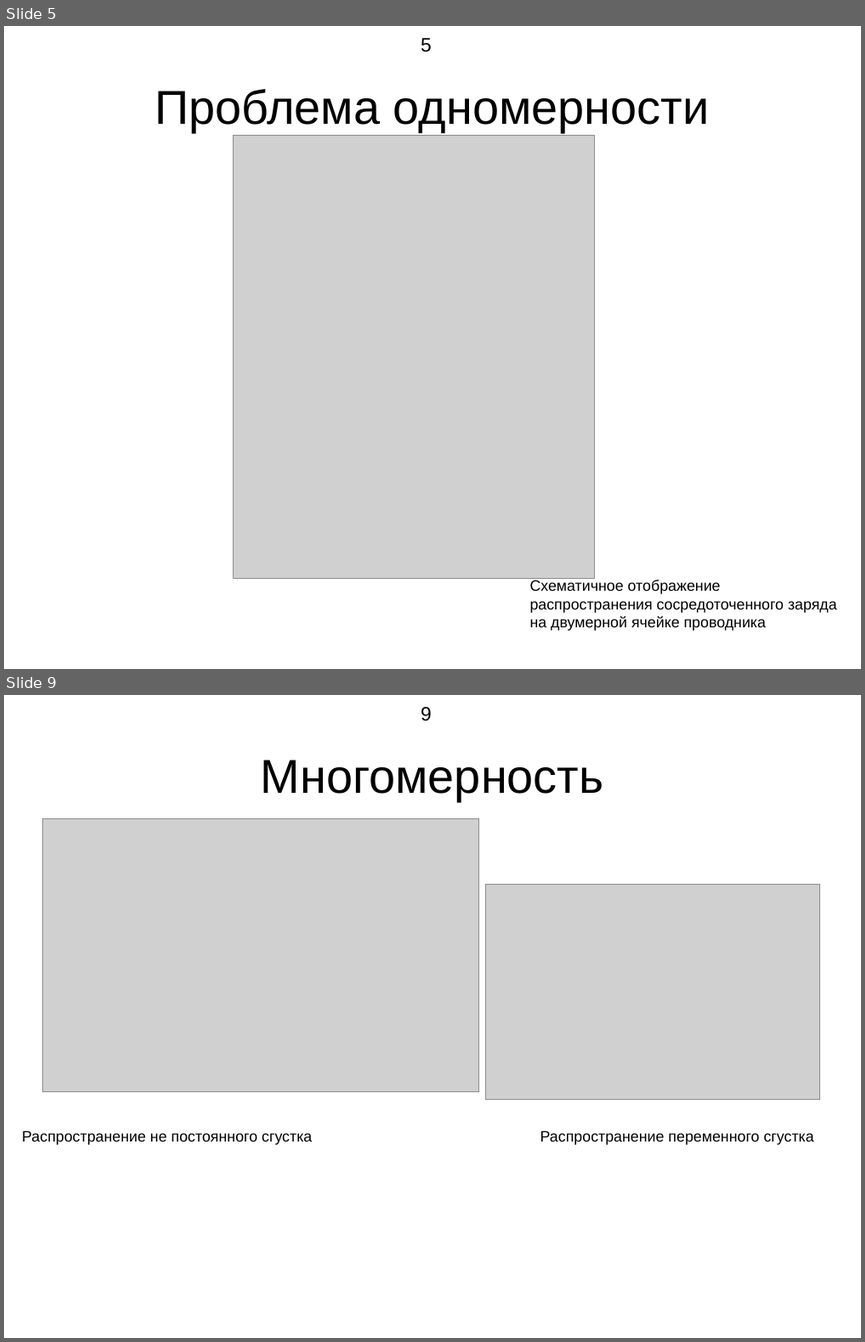
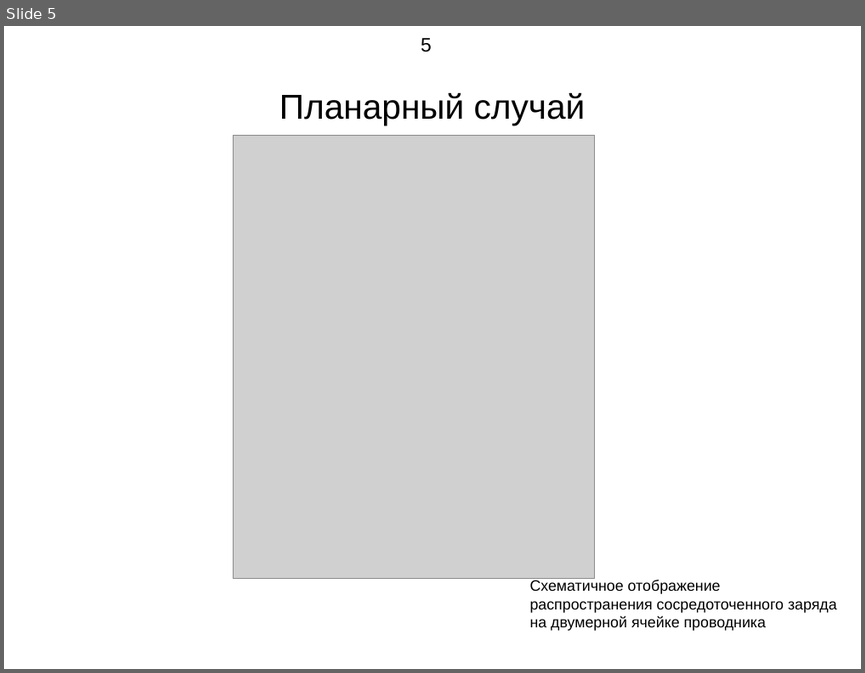
Before and after one commit to demanxd/Disser, a slide deck: Presentaition.odp. Shown one above the other, each under a label of ours: slides 5 and 9 before the commit, slide 5 after it; the slides between them are not shown. The pictures are 865x1342 and 865x673 pixels, drawn with LibreOffice and Linux fonts; fonts in the diff are those of the drawing; grey boxes stand for pictures. Boxes give left, top, right and bottom in pixels: in the first picture for what was removed or moved away, otherwise in the second. Text is boxed around its words. In the diff, an @@ line names an element or a change of style, - is before the commit and + after.

```diff
--- a/Presentaition.odp
+++ b/Presentaition.odp
@@ slide 9 removed at bbox=[4, 695, 861, 1338], background #FFFFFF @@
@@ page number removed at bbox=[420, 707, 432, 721] @@
-9
@@ title removed at bbox=[261, 760, 604, 801] @@
-Многомерность
@@ picture removed at bbox=[43, 818, 479, 1091] @@
@@ picture removed at bbox=[486, 884, 820, 1100] @@
@@ text removed at bbox=[22, 1130, 312, 1145] @@
-Распространение не постоянного сгустка
@@ text removed at bbox=[540, 1130, 814, 1145] @@
-Распространение переменного сгустка
@@ slide 5 changed as well @@
@@ title at bbox=[279, 92, 585, 125]: text changed; size 44 to 32 pt @@
-Проблема одномерности
+Планарный случай
```
Also in this commit, not shown: 4 other slides changed, 3 slides added, 5 other slides removed, 10 other files.
